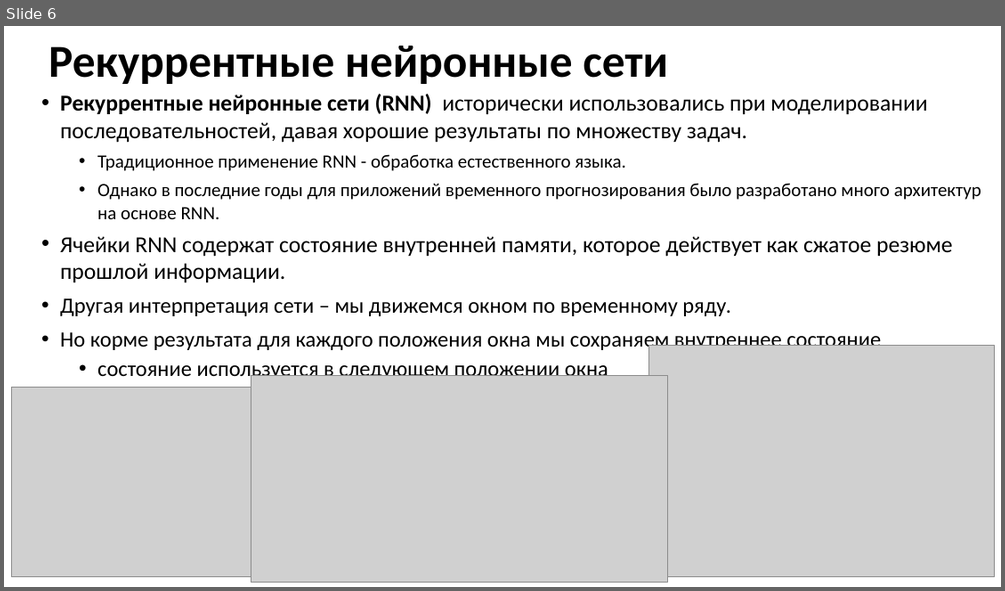
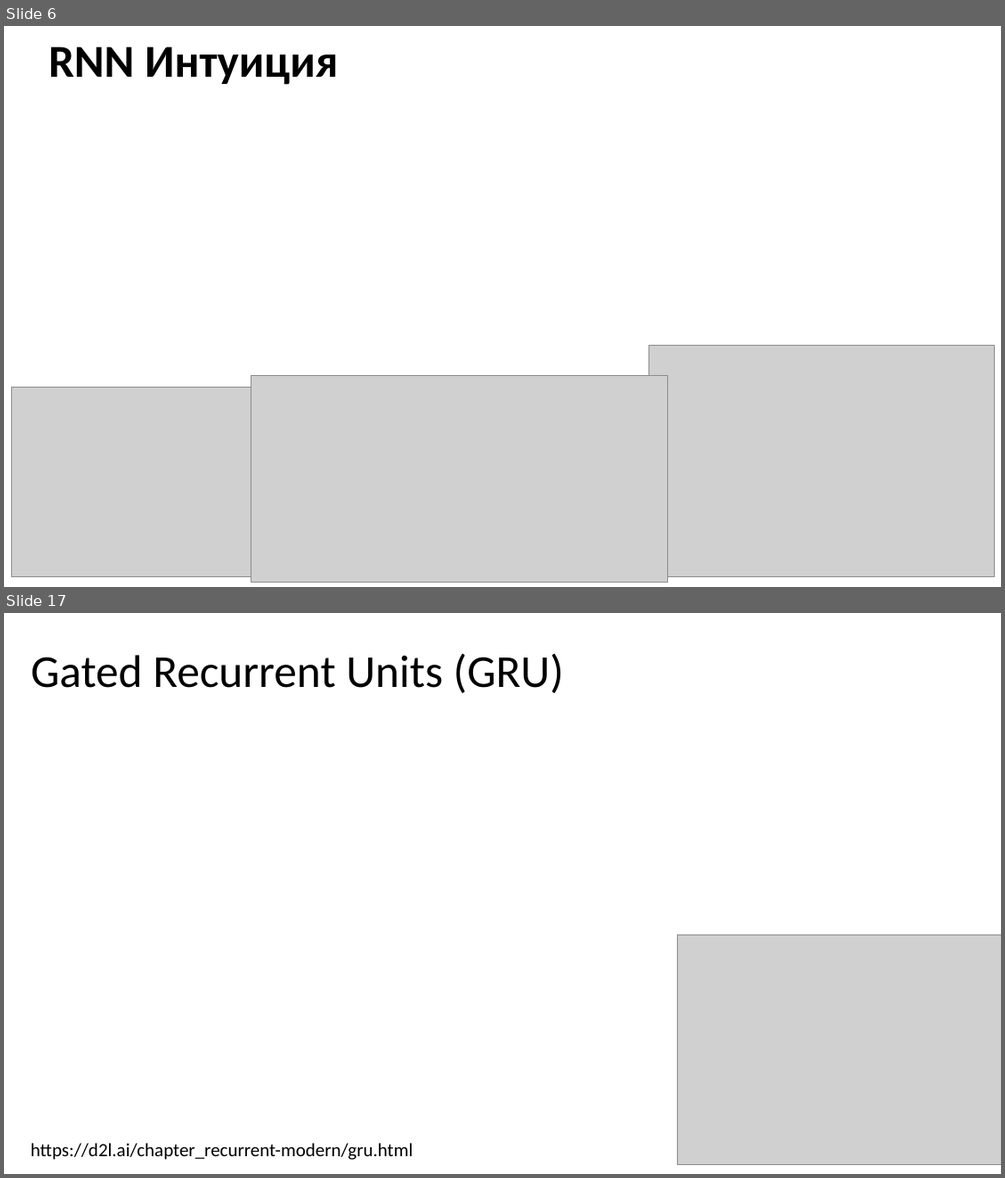
Before and after one commit to MVRonkin/TimeSeriesCourse, a slide deck: 2025/LEC/07-2 RNN.pptx. Shown one above the other, each under a label of ours: slide 6 before the commit, slides 6 and 17 after it; the slides between them are not shown. The pictures are 1005x591 and 1005x1178 pixels, drawn with LibreOffice and Linux fonts; fonts in the diff are those of the drawing; grey boxes stand for pictures. Boxes give left, top, right and bottom in pixels: in the first picture for what was removed or moved away, otherwise in the second. Text is boxed around its words. In the diff, an @@ line names an element or a change of style, - is before the commit and + after.

```diff
--- a/2025/LEC/07-2 RNN.pptx
+++ b/2025/LEC/07-2 RNN.pptx
@@ slide 17 added at [4, 613, 1001, 1174], background #FFFFFF @@
@@ title added at [31, 653, 564, 693], 44 pt, text #000000 @@
+Gated Recurrent Units (GRU)
@@ picture added at [677, 934, 1001, 1165] @@
@@ text added at [31, 1143, 413, 1159], 18 pt, text #000000 @@
+https://d2l.ai/chapter_recurrent-modern/gru.html
@@ slide 6 changed as well @@
@@ title at [48, 46, 338, 85]: text changed @@
-Рекуррентные нейронные сети
+RNN Интуиция
@@ text removed at [60, 94, 981, 381] @@
-• Рекуррентные нейронные сети (RNN) исторически использовались при моделировании последовательностей, давая хорошие результаты по множеству задач.
-  • Традиционное применение RNN - обработка естественного языка.
-  • Однако в последние годы для приложений временного прогнозирования было разработано много архитектур на основе RNN.
-• Ячейки RNN содержат состояние внутренней памяти, которое действует как сжатое резюме прошлой информации.
-• Другая интерпретация сети – мы движемся окном по временному ряду.
-• Но корме результата для каждого положения окна мы сохраняем внутреннее состояние
-  • состояние используется в следующем положении окна
```
Also in this commit, not shown: 12 other slides added, 85 slides removed.
